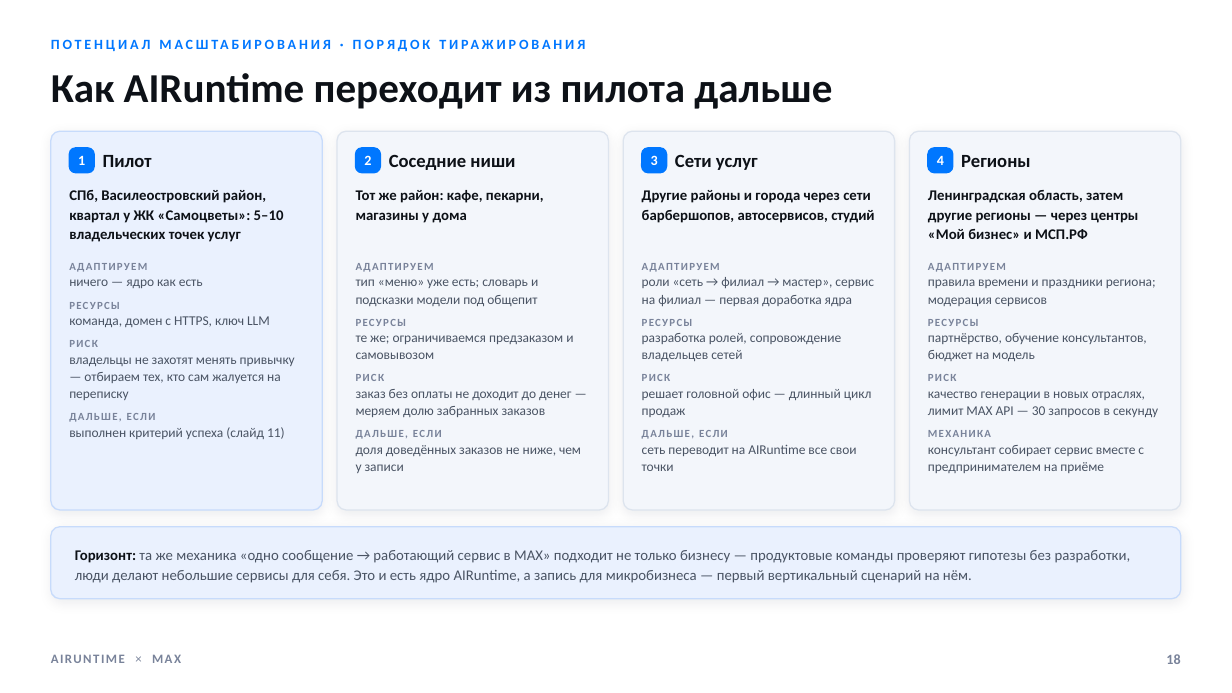
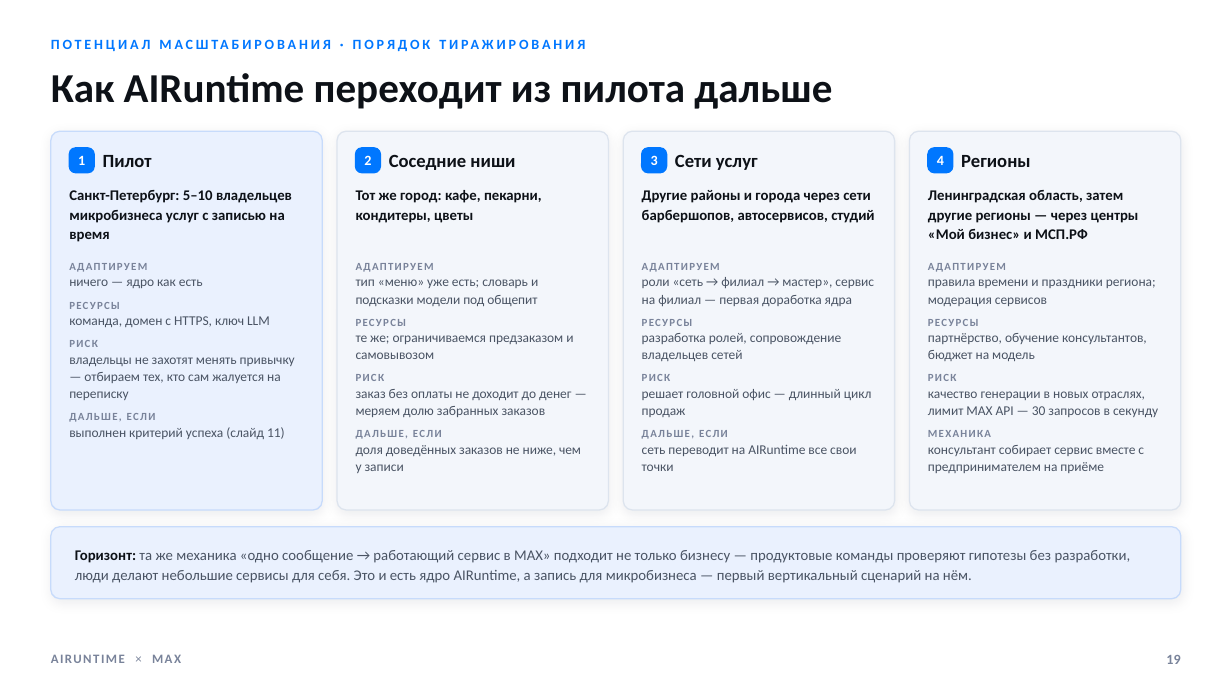
Before and after one commit to airuntime-ru/airuntime, a slide deck: slide 19 of docs/max-presentation/presentation.pptx (slide 18 before the commit). Drawn at 1232x693 pixels with LibreOffice and Linux fonts; fonts in the diff are those of the drawing. Boxes give left, top, right and bottom in pixels: in the first picture for what was removed or moved away, otherwise in the second. Text is boxed around its words. In the diff, an @@ line names an element or a change of style, - is before the commit and + after.

```diff
--- a/docs/max-presentation/presentation.pptx
+++ b/docs/max-presentation/presentation.pptx
@@ text at (69,190,292,242): text changed @@
-СПб, Василеостровский район, квартал у ЖК «Самоцветы»: 5–10 владельческих точек услуг
+Санкт-Петербург: 5–10 владельцев микробизнеса услуг с записью на время
@@ text at (356,190,542,223): text changed @@
-Тот же район: кафе, пекарни, магазины у дома
+Тот же город: кафе, пекарни, кондитеры, цветы
@@ text at (1166,655,1180,664): text changed @@
-18
+19
```
Also in this commit, not shown: 18 other slides changed, 2 slides added, 1 slide removed, 33 other files.
